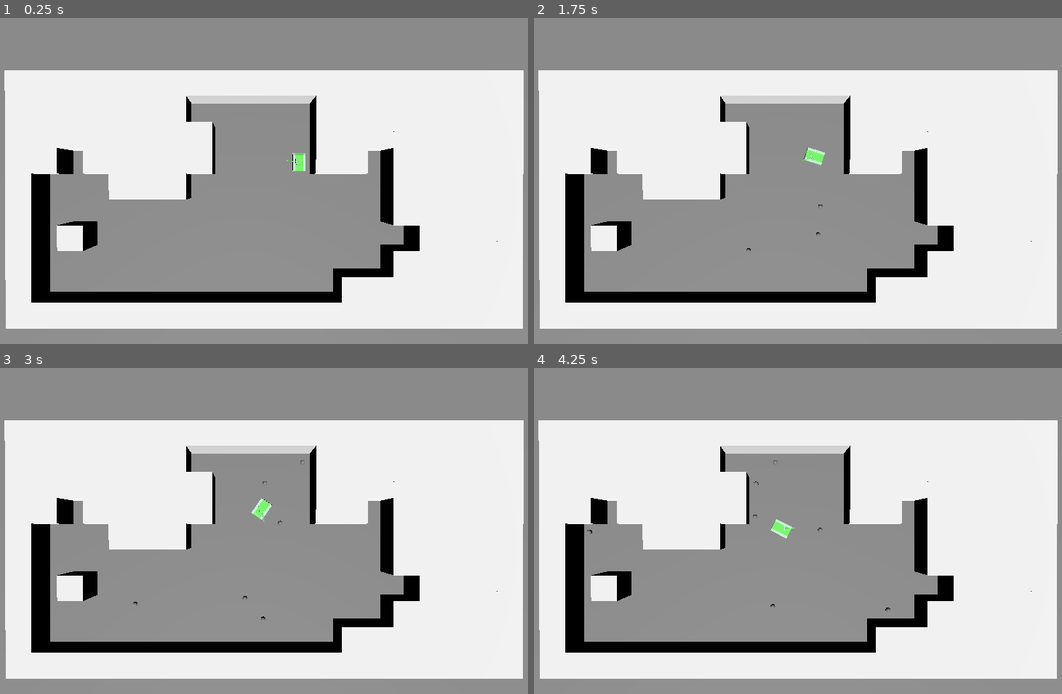
Above: before the commit, frames 1-4 (two rows, left to right).
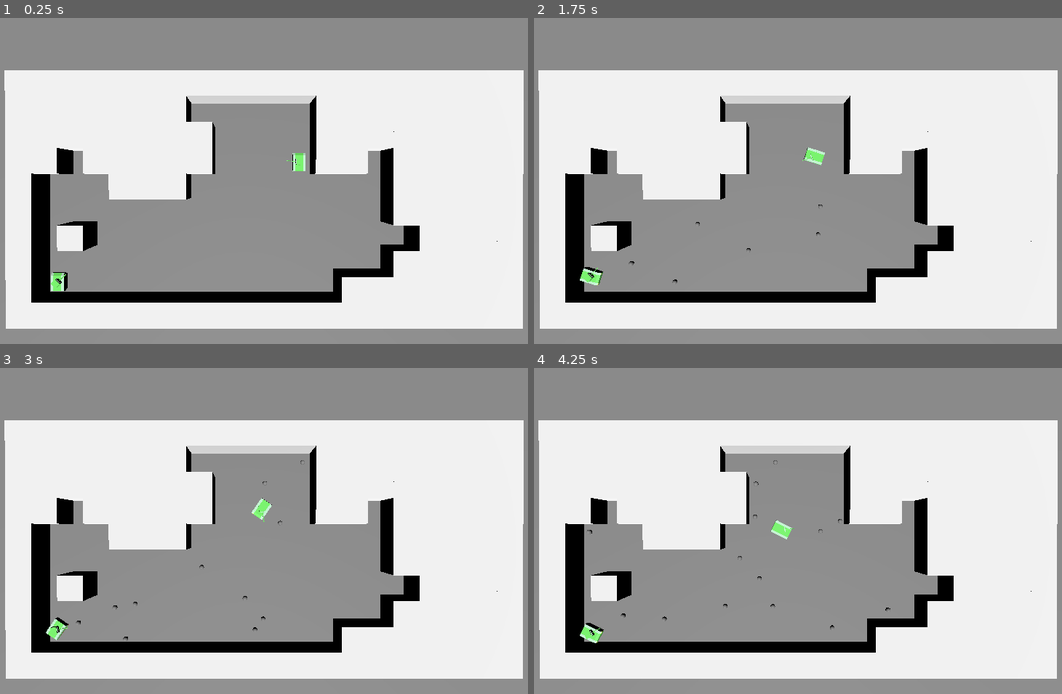
Above: after the commit, the same moments.

Repository: Luke-Joe/tank
Game: Godot game, scene res://scenes/main.tscn
The game is run twice, just before and just after one commit, with the same random seed, the same clock (stepped at 60 frames per second) and the same inputs.
Inputs (mouse positions are in pixels of both pictures, inside the frame that each line leads up to):
- Up to frame 1 (0.25 s): no input
- Up to frame 2 (1.75 s): tap Enter at 0.5 s; move the mouse to (908, 164) at 0.52 s; press the mouse at (908, 164) at 0.53 s; hold D (turn_right) 0.53-1.28 s; move the mouse to (660, 197) at 1.27 s; release the mouse at (660, 197) at 1.28 s; hold S (move_backward) from 1.28 s (still down); click (660, 197) at 1.35 s
- Up to frame 3 (3 s): move the mouse to (300, 459) at 2.02 s; release S (move_backward) at 2.03 s; press the mouse at (300, 459) at 2.03 s; hold D (turn_right) 2.03-2.78 s; move the mouse to (216, 596) at 2.77 s; release the mouse at (216, 596) at 2.78 s; hold W (move_forward) from 2.78 s (still down); click (216, 596) at 2.85 s
- Up to frame 4 (4.25 s): move the mouse to (951, 579) at 3.52 s; release W (move_forward) at 3.53 s; press the mouse at (951, 579) at 3.53 s; hold A (turn_left) from 3.53 s (still down)

The runs differ from the first frame. In frame 1, 0.2% of the frame differs, in the area x 9-13%, y 77-84%; in frame 2, 0.2%; in frame 3, 0.2%; in frame 4, 0.3%, in the area x 8-59%, y 46-85%.

Commit message:
feat: setup multiple player spawns

Diff:
--- a/scenes/shell.tscn
+++ b/scenes/shell.tscn
@@ -10,6 +10,8 @@
 [sub_resource type="SphereShape3D" id="SphereShape3D_sb42f"]
 
 [node name="Shell" type="StaticBody3D" unique_id=1423562601 groups=["damageable"]]
+collision_layer = 0
+collision_mask = 0
 script = ExtResource("1_bo4bk")
 
 [node name="Health" type="Node" parent="." unique_id=1683565295]
--- a/scripts/arena/drunkardWalkStrategy.gd
+++ b/scripts/arena/drunkardWalkStrategy.gd
@@ -45,7 +45,30 @@
 	var spawn_points: Array[Vector2i] = []
 
 	var first_spawn = empty_cells[rng.randi() % empty_cells.size()]
+	grid[first_spawn.x][first_spawn.y] = Cell.SPAWN
 	spawn_points.append(first_spawn)
+
+	for i in config.spawn_count - 1:
+		var farthest_spawn : Vector2i
+		var farthest_dist := -1.0
+
+		for cell in empty_cells:
+			if grid[cell.x][cell.y] != Cell.EMPTY:
+				continue
+
+			var min_dist := INF
+			for spawn in spawn_points:
+				var dist = Vector2(cell - spawn).length()
+
+				if dist < min_dist:
+					min_dist = dist
+
+			if min_dist > farthest_dist:
+				farthest_dist = min_dist
+				farthest_spawn = cell
+
+		spawn_points.append(farthest_spawn)
+		grid[farthest_spawn.x][farthest_spawn.y] = Cell.SPAWN
 
 	return spawn_points
 
